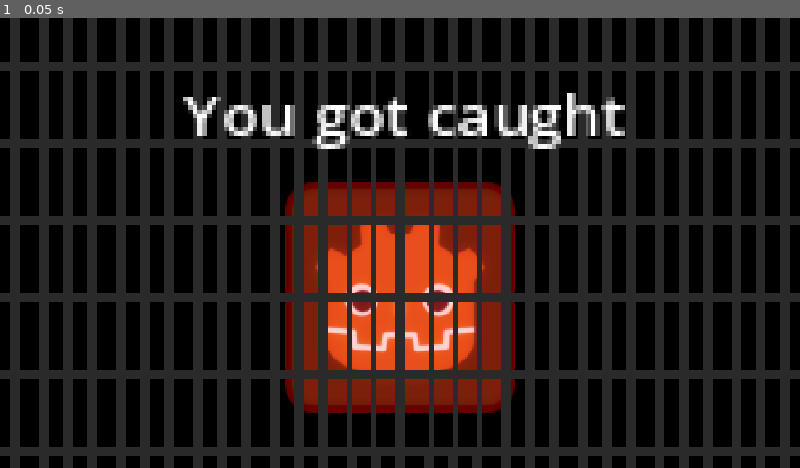
Above: before the commit, frame 1.
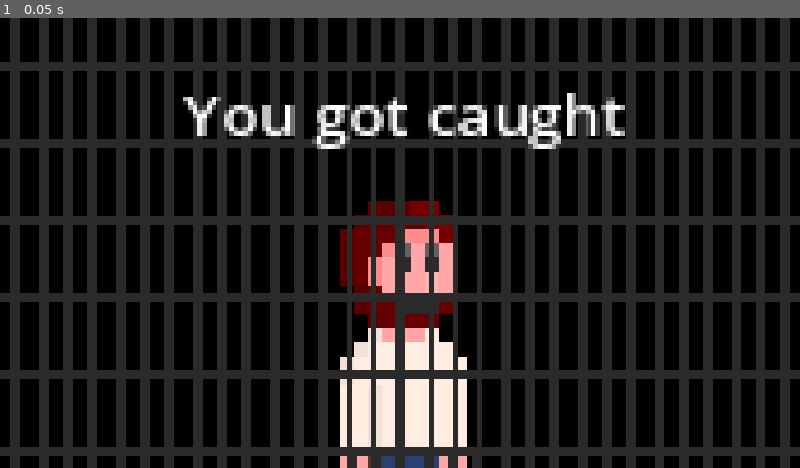
Above: after the commit, the same moment.

Repository: Bobbybear007/WinterGameJam2024
Game: Godot game, scene res://Scenes/Game/kill_map.tscn
Same seed, same stepped clock (60 frames per second), same inputs: the game is played once before the commit and once after it. This scene is started directly instead of the project's main scene.
Inputs:
- Up to frame 1 (0.05 s): no input

The runs differ from the first frame. In frame 1, 10% of the frame differs, in the area x 35-65%, y 36-100%.

Commit message:
Kill Scene changes

Diff:
--- a/new-game-project/Scenes/Game/kill_map.tscn
+++ b/new-game-project/Scenes/Game/kill_map.tscn
@@ -1,7 +1,37 @@
-[gd_scene load_steps=3 format=4 uid="uid://ccos0y0xix35a"]
+[gd_scene load_steps=8 format=4 uid="uid://ccos0y0xix35a"]
 
-[ext_resource type="Texture2D" uid="uid://8n6hyqfxymrq" path="res://Sprites/icon/BadIcon.png" id="1_ys444"]
 [ext_resource type="TileSet" uid="uid://bfxkptj17u2nu" path="res://Tilesets/tileset.tres" id="2_xu02l"]
+[ext_resource type="AudioStream" uid="uid://d4lkisivm0ghl" path="res://Audio/Music/Game_Over_Alternative.wav" id="4_pj3w2"]
+[ext_resource type="Texture2D" uid="uid://cxowdlfwalm0n" path="res://Sprites/Player/PlayerBaseSpriteSheet.png" id="4_ybdwu"]
+
+[sub_resource type="AtlasTexture" id="AtlasTexture_katvn"]
+atlas = ExtResource("4_ybdwu")
+region = Rect2(0, 0, 32, 32)
+
+[sub_resource type="AtlasTexture" id="AtlasTexture_sbicc"]
+atlas = ExtResource("4_ybdwu")
+region = Rect2(32, 0, 32, 32)
+
+[sub_resource type="AtlasTexture" id="AtlasTexture_h26km"]
+atlas = ExtResource("4_ybdwu")
+region = Rect2(64, 0, 32, 32)
+
+[sub_resource type="SpriteFrames" id="SpriteFrames_6a86p"]
+animations = [{
+"frames": [{
+"duration": 1.0,
+"texture": SubResource("AtlasTexture_katvn")
+}, {
+"duration": 1.0,
+"texture": SubResource("AtlasTexture_sbicc")
+}, {
+"duration": 1.0,
+"texture": SubResource("AtlasTexture_h26km")
+}],
+"loop": true,
+"name": &"default",
+"speed": 5.0
+}]
 
 [node name="LooseMap" type="Node2D"]
 
@@ -12,12 +42,6 @@
 offset_right = 3796.0
 offset_bottom = 2964.0
 color = Color(0, 0, 0, 1)
-
-[node name="BadIcon" type="Sprite2D" parent="."]
-z_index = -2
-position = Vector2(-1.90735e-06, -3.8147e-06)
-scale = Vector2(2.511, 2.511)
-texture = ExtResource("1_ys444")
 
 [node name="Camera2D" type="Camera2D" parent="."]
 offset = Vector2(0, -75.955)
@@ -47,3 +71,16 @@
 scale = Vector2(6.71, 6.71)
 tile_map_data = PackedByteArray("AAD+/wEAAAAEAAMAAAD//wEAAAAEAAMAAAAAAAEAAAAEAAMAAAABAAEAAAAEAAMAAAACAAEAAAAEAAMAAAD+// …(2720 unchanged characters)…
 tile_set = ExtResource("2_xu02l")
+
+[node name="Music" type="AudioStreamPlayer2D" parent="."]
+stream = ExtResource("4_pj3w2")
+autoplay = true
+area_mask = 3
+
+[node name="AnimatedSprite2D" type="AnimatedSprite2D" parent="."]
+z_index = -10
+position = Vector2(-5, 122)
+scale = Vector2(19.75, 19.75)
+sprite_frames = SubResource("SpriteFrames_6a86p")
+frame = 1
+frame_progress = 0.895474
Not shown, added: new-game-project/Audio/Music/Game_Over_Alternative.wav.import
Not shown, added: new-game-project/Audio/Music/Game_Over_Alternative.wav
Not shown, added: new-game-project/Sprites/Map/Thumbs.db
Not shown, changed: new-game-project/Sprites/icon/Thumbs.db
